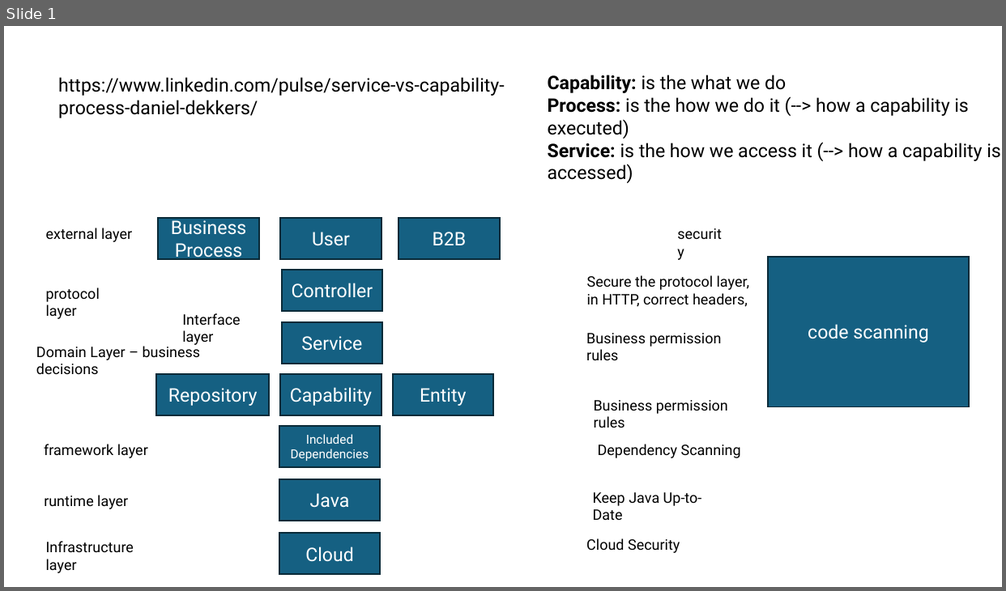
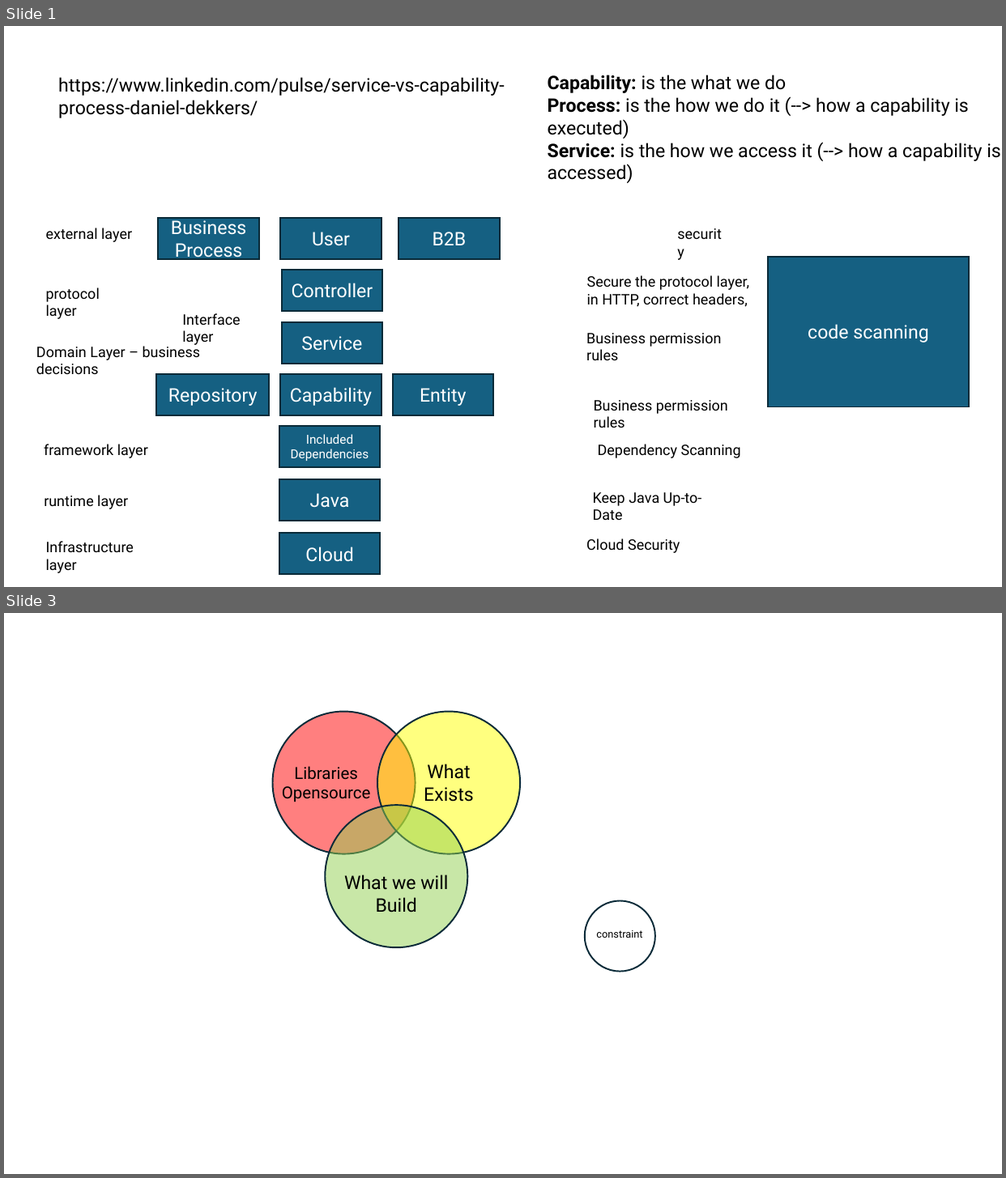
Before and after one commit to derrops-net/blog-derrops, a slide deck: docs/LayeredArchiecture.pptx. Shown one above the other, each under a label of ours: slide 1 before the commit, slides 1 and 3 after it; the slides between them are not shown. The pictures are 1006x591 and 1006x1178 pixels, drawn with LibreOffice and Linux fonts; fonts in the diff are those of the drawing. Boxes give left, top, right and bottom in pixels: in the first picture for what was removed or moved away, otherwise in the second. Text is boxed around its words. In the diff, an @@ line names an element or a change of style, - is before the commit and + after.

```diff
--- a/docs/LayeredArchiecture.pptx
+++ b/docs/LayeredArchiecture.pptx
@@ slide 3 added at (4,613,1002,1174), background #FFFFFF @@
@@ ellipse added at (273,712,415,855), fill #FF0000 at 50% opacity, outline #092A39 1.5 pt @@
@@ ellipse added at (377,712,521,855), fill #FFFF00 at 50% opacity, outline #092A39 1.5 pt, 18 pt, text #000000 @@
+What Exists
@@ text added at (282,766,371,803), 16 pt, text #000000 @@
+Libraries
+Opensource
@@ ellipse added at (325,806,468,948), fill #92D050 at 50% opacity, outline #092A39 1.5 pt @@
@@ text added at (344,875,448,913), 18 pt, text #000000 @@
+What we will Build
@@ ellipse added at (585,901,655,972), outline #092A39 1.5 pt @@
@@ text added at (596,931,642,938), 10 pt, text #000000 @@
+constraint
```
Also in this commit, not shown: 2 other slides added, 4 other files.
